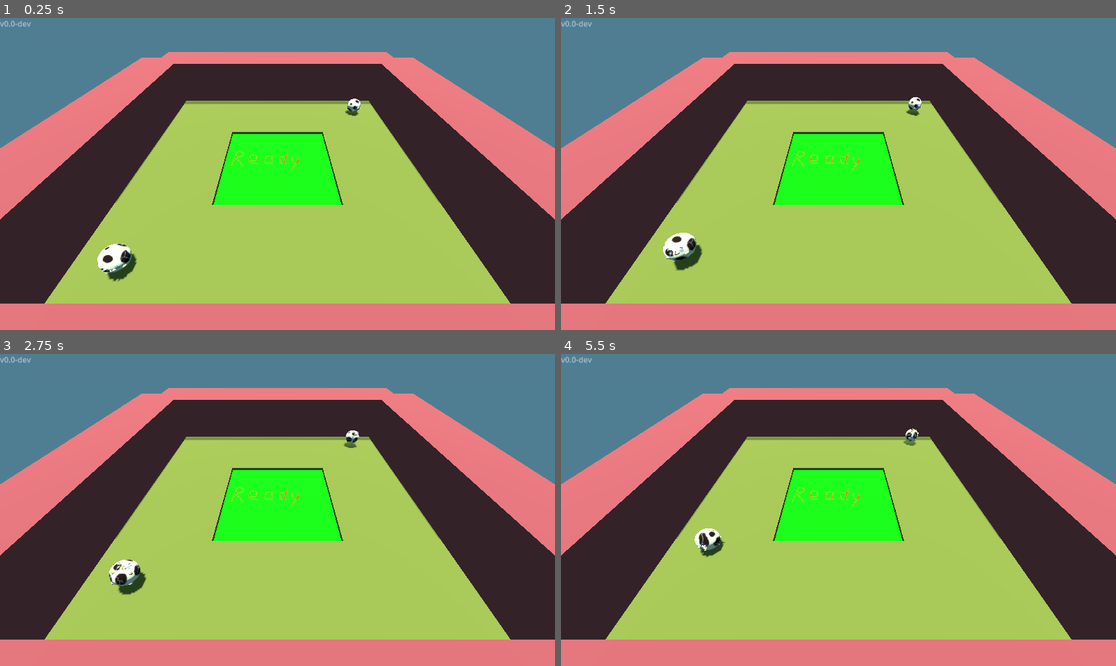
Above: before the commit, frames 1-4 (two rows, left to right).
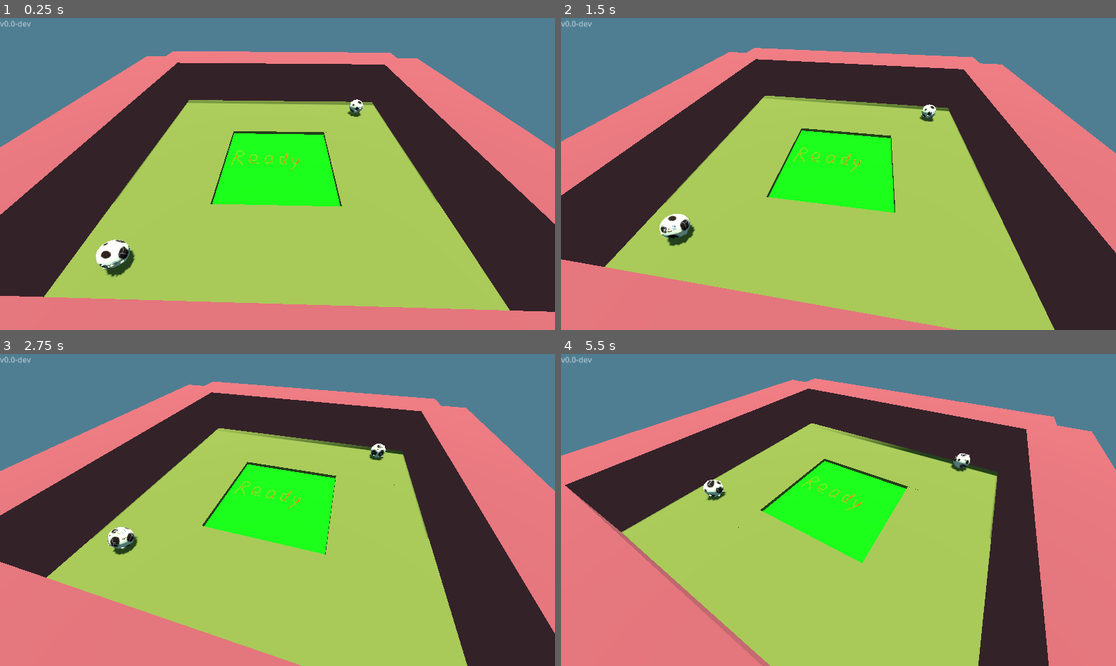
Above: after the commit, the same moments.

Repository: HedgeLizards/ggj24
Game: Godot game, scene res://scenes/main.tscn
Same seed, same stepped clock (60 frames per second), same inputs: the game is played once before the commit and once after it.
Inputs:
- Up to frame 1 (0.25 s): no input
- Up to frame 2 (1.5 s): tap Enter at 0.5 s; tap W (join_0) at 0.6 s; tap Up (join_1) at 1.35 s
- Up to frame 3 (2.75 s): tap Enter at 2.1 s
- Up to frame 4 (5.5 s): tap one key every 0.75 s from 2.85 s: W (join_0) Up (join_1) Enter W (join_0)

The runs differ from the first frame. In frame 1, 3.5% of the frame differs, in the area x 0-100%, y 10-95%; in frame 2, 15%; in frame 3, 23%; in frame 4, 34%, in the area x 0-100%, y 7-100%.

Commit message:
rotating camera

Diff:
--- a/code/input_handler.gd
+++ b/code/input_handler.gd
@@ -6,6 +6,7 @@
 
 enum { SELECTING, WAITING, PLAYING }
 
+var rotation: float = 0
 var state = PLAYING
 var players = [null, null, null, null]
 
@@ -71,4 +72,4 @@
 
 	var keys = str(players[index].device + 2)
 
-	return Input.get_vector('left_' + keys, 'right_' + keys, 'up_' + keys, 'down_' + keys)
+	return Input.get_vector('left_' + keys, 'right_' + keys, 'up_' + keys, 'down_' + keys).rotated(rotation)
--- a/code/main.gd
+++ b/code/main.gd
@@ -33,3 +33,7 @@
 func _on_in_game_body_exited(body):
 	if %InGame.get_overlapping_bodies().size() <= 1:
 		start_game()
+
+func _physics_process(delta):
+	%CameraBase.rotation.y += delta / 10
+	InputHandler.rotation = -%CameraBase.rotation.y
--- a/scenes/cat.tscn
+++ b/scenes/cat.tscn
@@ -7,7 +7,7 @@
 
 [sub_resource type="PhysicsMaterial" id="PhysicsMaterial_e8e0b"]
 rough = true
-bounce = 1.0
+bounce = 0.8
 
 [sub_resource type="SphereShape3D" id="SphereShape3D_l615a"]
 radius = 2.5
--- a/scenes/main.tscn
+++ b/scenes/main.tscn
@@ -31,8 +31,11 @@
 text = "version"
 script = ExtResource("3_nx0xq")
 
-[node name="Camera3D" type="Camera3D" parent="."]
-transform = Transform3D(1, -5.95416e-16, 2.4663e-16, 2.4663e-16, 0.707107, 0.707107, -5.95416e-16, -0.707107, 0.707107, 2.08165e-12, 41.36, 45.61)
+[node name="CameraBase" type="Node3D" parent="."]
+unique_name_in_owner = true
+
+[node name="Camera3D" type="Camera3D" parent="CameraBase"]
+transform = Transform3D(1, -5.95416e-16, 2.46629e-16, 2.4663e-16, 0.707107, 0.707107, -5.95416e-16, -0.707107, 0.707107, 2.08165e-12, 41.36, 45.61)
 
 [node name="WorldEnvironment" type="WorldEnvironment" parent="."]
 environment = SubResource("Environment_n3do1")
--- a/scenes/wall.tscn
+++ b/scenes/wall.tscn
@@ -1,7 +1,7 @@
 [gd_scene load_steps=4 format=3 uid="uid://cnv26p3l18vqd"]
 
 [sub_resource type="BoxShape3D" id="BoxShape3D_yv6ym"]
-size = Vector3(96, 32, 16)
+size = Vector3(96, 256, 16)
 
 [sub_resource type="StandardMaterial3D" id="StandardMaterial3D_m6i87"]
 albedo_color = Color(0.690196, 0.309804, 0.309804, 1)
